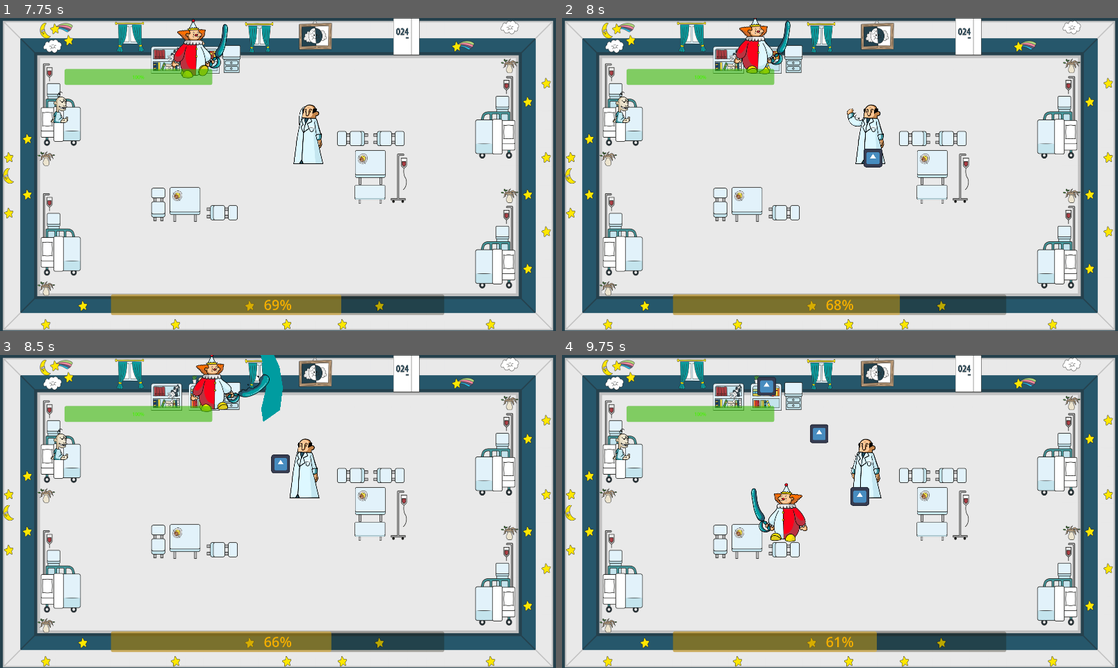
Above: before the commit, frames 1-4 (two rows, left to right).
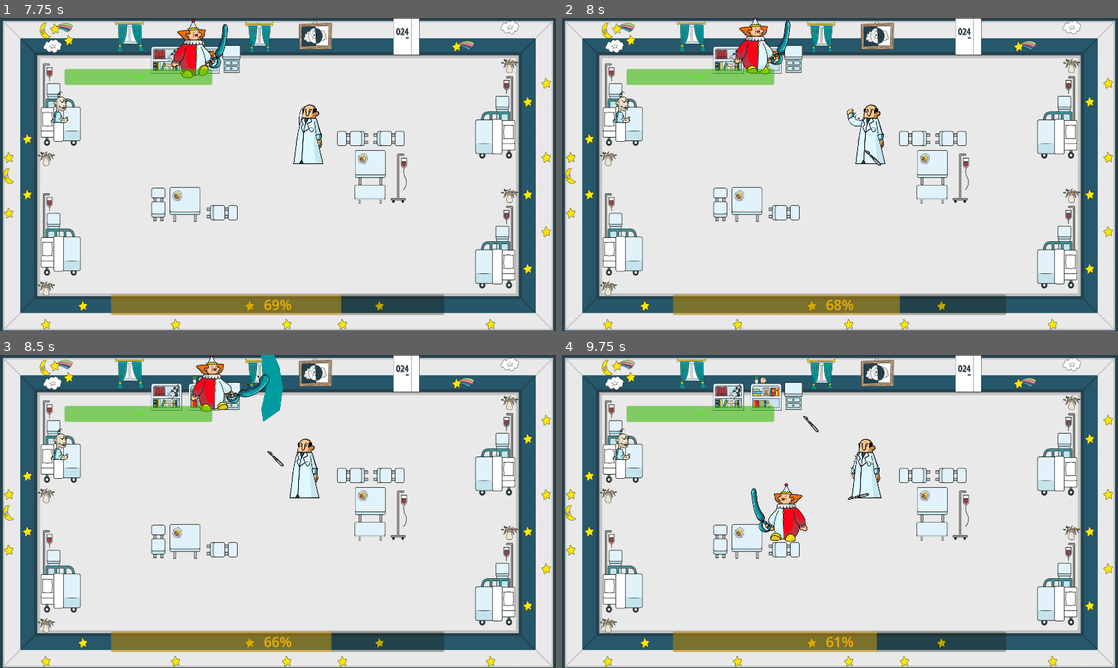
Above: after the commit, the same moments.

Repository: LorenzoFerri/GameJam2024
Game: Godot game, scene res://main_menu.tscn
The game is run twice, just before and just after one commit, with the same random seed, the same clock (stepped at 60 frames per second) and the same inputs. The engine's default icon, where the game draws it, is replaced by a stand-in: a white triangle on a blue panel in a dark square.
Inputs (mouse positions are in pixels of both pictures, inside the frame that each line leads up to):
- Up to frame 1 (7.75 s): click "New Game" at 0.5 s; tap Enter (next) at 1.25, 2.75, 2.85, 4.25, 5.1, 7.35 s; move the mouse to (400, 158) at 1.27 s; hold D (move_right) 1.28-2.03 s; click (400, 158) at 1.35 s; tap Space at 2, 3.5, 5.75 s; move the mouse to (166, 190) at 2.02 s; hold S (move_down) 2.03-2.78 s; tap Shift (dash) at 2.1, 4.35, 6.6 s; move the mouse to (333, 105) at 2.77 s; hold D (move_right) 2.78-3.53 s; move the mouse to (250, 237) at 3.52 s; hold W (move_up) 3.53-4.28 s; click (250, 237) at 3.6 s; move the mouse to (444, 221) at 4.27 s; hold A (move_left) 4.28-5.78 s; move the mouse to (111, 127) at 5.02 s; move the mouse to (305, 174) at 5.77 s; hold S (move_down) 5.78-6.53 s; click (305, 174) at 5.85 s; move the mouse to (194, 96) at 6.52 s; hold D (move_right) 6.53-7.28 s; move the mouse to (400, 158) at 7.27 s; hold W (move_up) from 7.28 s (still down)
- Up to frame 2 (8 s): keep holding W (move_up)
- Up to frame 3 (8.5 s): move the mouse to (166, 527) at 8.02 s; release W (move_up) at 8.03 s; hold D (move_right) from 8.03 s (still down); click (166, 527) at 8.1 s
- Up to frame 4 (9.75 s): move the mouse to (895, 442) at 8.77 s; release D (move_right) at 8.78 s; hold S (move_down) 8.78-9.53 s; tap Shift (dash) at 8.85 s; move the mouse to (812, 574) at 9.52 s; hold A (move_left) from 9.53 s (still down); tap Enter (next) at 9.6 s

Frame 1 is identical in both runs. In frame 2, 0.2% of the frame differs, in the area x 54-58%, y 41-48%; in frame 3, 0.2%; in frame 4, 0.6%, in the area x 35-56%, y 6-49%.

Commit message:
bisturi

Diff:
--- a/components/AIComponent.gd
+++ b/components/AIComponent.gd
@@ -57,6 +57,8 @@
 			bisturi.attack_damage = attack_damage
 			bisturi.global_position = get_parent().global_position
 			bisturi.target = get_parent().target
+			#bisturi.rotation_degrees = atan(get_parent().target.global_position.y / get_parent().target.global_position.x)
+			print(bisturi.rotation)
 			get_parent().add_sibling(bisturi)
 
 func hit_body(body):
--- a/enemies/Bisturi.gd
+++ b/enemies/Bisturi.gd
@@ -1,7 +1,7 @@
 extends CharacterBody2D
 
 
-@export var movement_speed = 300.0
+@export var movement_speed = 350.0
 var target: Node2D
 var destination: Vector2
 var attack_damage: float
@@ -16,6 +16,8 @@
 	if abs(global_position.distance_to(destination)) <= 5:
 		queue_free()
 
+	look_at(destination)
+
 	move_and_slide()
 
 
--- a/enemies/Bisturi.tscn
+++ b/enemies/Bisturi.tscn
@@ -1,10 +1,10 @@
 [gd_scene load_steps=4 format=3 uid="uid://b3wplohjo6nw3"]
 
 [ext_resource type="Script" path="res://enemies/Bisturi.gd" id="1_2w26t"]
-[ext_resource type="Texture2D" uid="uid://c1uv6ygtqp4wm" path="res://icon.svg" id="1_bvfg1"]
+[ext_resource type="Texture2D" uid="uid://boautcxxd70nn" path="res://assets/doctor/Bisturi.png" id="2_s2cos"]
 
 [sub_resource type="RectangleShape2D" id="RectangleShape2D_5xa83"]
-size = Vector2(65, 65)
+size = Vector2(79, 24)
 
 [node name="Bisturi" type="CharacterBody2D"]
 collision_layer = 2
@@ -13,14 +13,14 @@
 
 [node name="Sprite2D" type="Sprite2D" parent="."]
 scale = Vector2(0.5, 0.5)
-texture = ExtResource("1_bvfg1")
+texture = ExtResource("2_s2cos")
 
 [node name="Area2D" type="Area2D" parent="."]
 
 [node name="CollisionShape2D" type="CollisionShape2D" parent="Area2D"]
 light_mask = 2
 visibility_layer = 2
-position = Vector2(-0.5, -0.5)
+position = Vector2(-1.5, 0)
 shape = SubResource("RectangleShape2D_5xa83")
 
 [connection signal="area_entered" from="Area2D" to="." method="_on_area_2d_area_entered"]
Binary file added: assets/doctor/Bisturi.png
Not shown, added: assets/doctor/Bisturi.png.import
